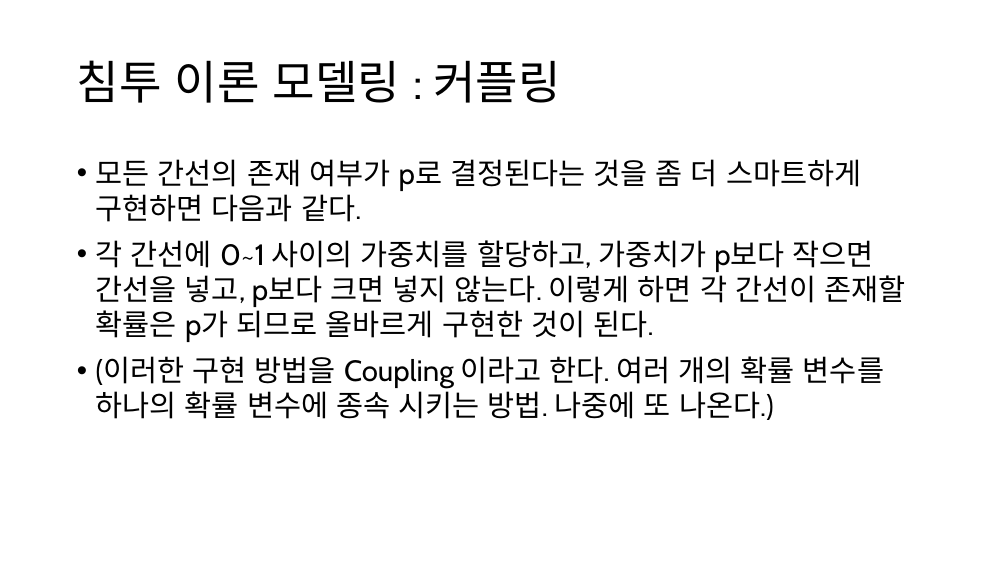
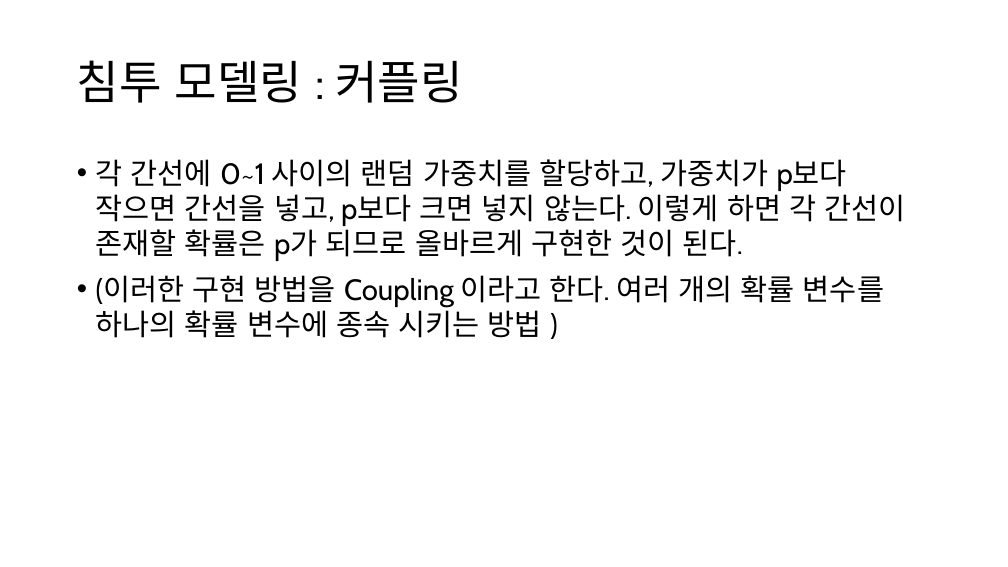
Before and after one commit to singrum/percolation-model, a slide deck: slide 4 of percolation.pptx (slide 7 before the commit). Drawn at 1008x567 pixels with LibreOffice and Linux fonts; fonts in the diff are those of the drawing. Boxes give left, top, right and bottom in pixels: in the first picture for what was removed or moved away, otherwise in the second. Text is boxed around its words. In the diff, an @@ line names an element or a change of style, - is before the commit and + after.

```diff
--- a/percolation.pptx
+++ b/percolation.pptx
@@ title at [77, 60, 462, 103]: text changed @@
-침투 이론 모델링 : 커플링
+침투 모델링 : 커플링
@@ text at [96, 159, 906, 338]: text changed @@
-• 모든 간선의 존재 여부가 p로 결정된다는 것을 좀 더 스마트하게 구현하면 다음과 같다.
-• 각 간선에 0~1 사이의 가중치를 할당하고, 가중치가 p보다 작으면 간선을 넣고, p보다 크면 넣지 않는다. 이렇게 하면 각 간선이 존재할 확률은 p가 되므로 올바르게 구현한 것이 된다.
-• (이러한 구현 방법을 Coupling 이라고 한다. 여러 개의 확률 변수를 하나의 확률 변수에 종속 시키는 방법. 나중에 또 나온다.)
+• 각 간선에 0~1 사이의 랜덤 가중치를 할당하고, 가중치가 p보다 작으면 간선을 넣고, p보다 크면 넣지 않는다. 이렇게 하면 각 간선이 존재할 확률은 p가 되므로 올바르게 구현한 것이 된다.
+• (이러한 구현 방법을 Coupling 이라고 한다. 여러 개의 확률 변수를 하나의 확률 변수에 종속 시키는 방법 )
```
Also in this commit, not shown: 5 other slides changed, 1 slide added, 4 slides removed, 1 other file.
